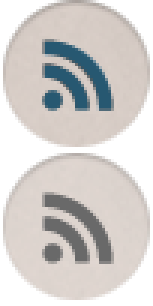
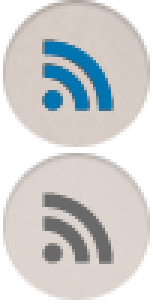
Revision of a layered 153 × 306 image; what changed, layer by layer:
removed layer "Shape 2" from group "Group 1" over (x1=42, y1=90, x2=63, y2=111)
painted on "Shape 1" over (x1=42, y1=39, x2=114, y2=111)
